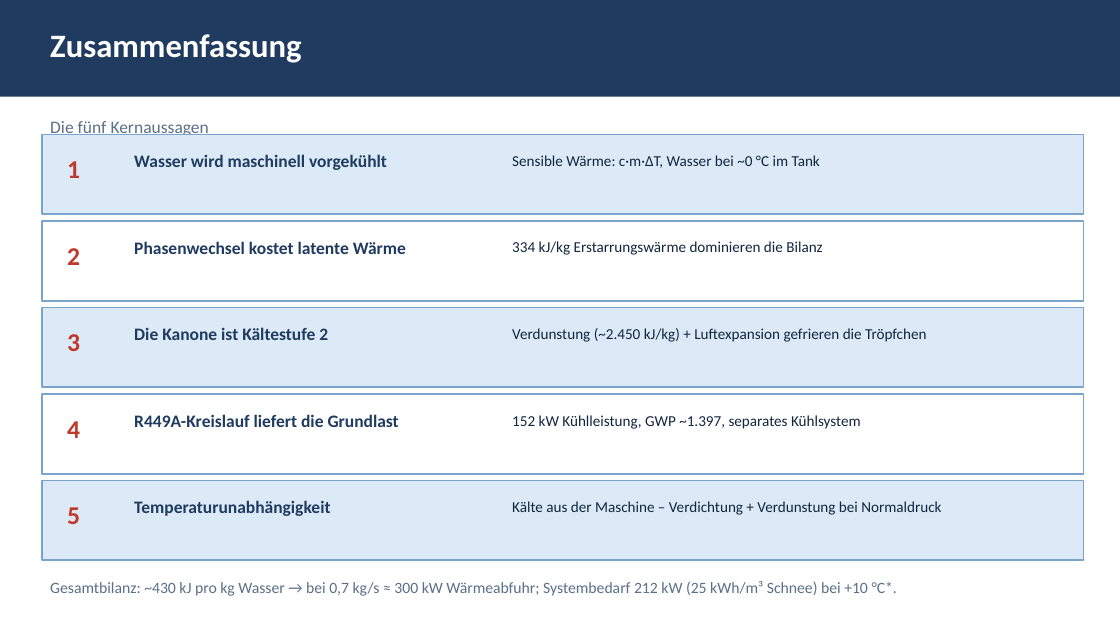
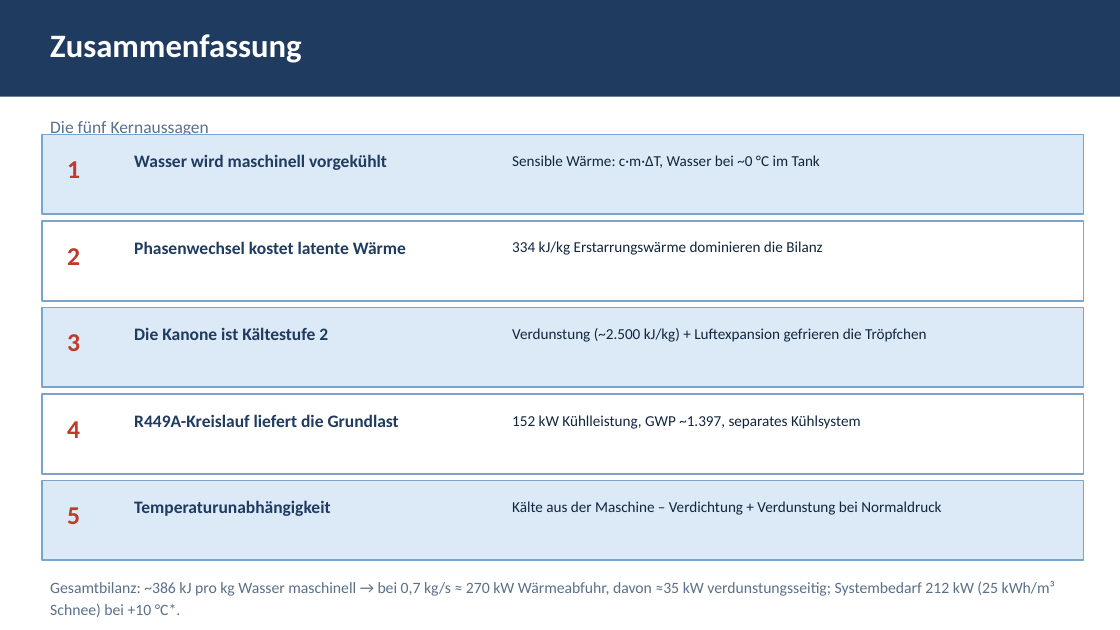
Before and after one commit to pgruberpg6-commits/Snow4ever, a slide deck: slide 16 of snow4ever200_thermodynamik.pptx. Drawn at 1120x630 pixels with LibreOffice and Linux fonts; fonts in the diff are those of the drawing. Boxes give left, top, right and bottom in pixels: in the first picture for what was removed or moved away, otherwise in the second. Text is boxed around its words. In the diff, an @@ line names an element or a change of style, - is before the commit and + after.

```diff
--- a/snow4ever200_thermodynamik.pptx
+++ b/snow4ever200_thermodynamik.pptx
@@ text at <box>512,328,926,342</box>: text changed @@
-Verdunstung (~2.450 kJ/kg) + Luftexpansion gefrieren die Tröpfchen
+Verdunstung (~2.500 kJ/kg) + Luftexpansion gefrieren die Tröpfchen
@@ text at <box>50,581,1055,617</box>: text changed @@
-Gesamtbilanz: ~430 kJ pro kg Wasser → bei 0,7 kg/s ≈ 300 kW Wärmeabfuhr; Systembedarf 212 kW (25 kWh/m³ Schnee) bei +10 °C*.
+Gesamtbilanz: ~386 kJ pro kg Wasser maschinell → bei 0,7 kg/s ≈ 270 kW Wärmeabfuhr, davon ≈35 kW verdunstungsseitig; Systembedarf 212 kW (25 kWh/m³ Schnee) bei +10 °C*.
```
Also in this commit, not shown: 6 other slides changed, 1 other file.
